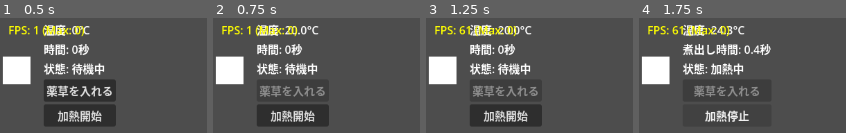
Above: before the commit, frames 1-4 (left to right).
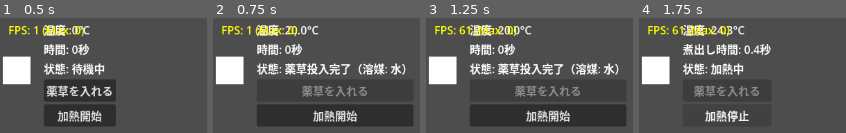
Above: after the commit, the same moments.

Repository: KFUJI3375/maid-in-lab
Game: Godot game, scene res://scenes/alchemy_lab.tscn
The game is run twice, just before and just after one commit, with the same random seed, the same clock (stepped at 60 frames per second) and the same inputs.
Inputs:
- Up to frame 1 (0.5 s): no input
- Up to frame 2 (0.75 s): click "薬草を入れる" at 0.5 s
- Up to frame 3 (1.25 s): no input
- Up to frame 4 (1.75 s): click "加熱開始" at 1.25 s

Frame 1 is identical in both runs. In frame 2, 15% of the frame differs, in the area x 22-97%, y 39-94%; in frame 3, 15%; in frame 4, nothing differs.
Error before the commit: Parse Error: Identifier "extracted_ingredients" not declared in the current scope. (res://scripts/domain/entities/solution.gd:98)

Commit message:
成分をモデル化

Diff:
--- a/scripts/domain/entities/herb.gd
+++ b/scripts/domain/entities/herb.gd
@@ -2,64 +2,58 @@
 extends RefCounted
 
 var name: String
+var plant_structure: PlantStructure
+var active_ingredients: Array[ActiveIngredient] = []
+
+# 後方互換性のため（削除予定）
+var components: Dictionary = {}
 var cell_wall_strength: float
 var optimal_temperature: float
 var color: Color
 
-# 新規：成分タイプとその含有量
-var components: Dictionary = {
-	"water_soluble": 0.0,
-	"oil_soluble": 0.0,
-	"volatile": 0.0
-}
+func _init(p_name: String, p_structure: PlantStructure, p_ingredients: Array[ActiveIngredient]):
+	name = p_name
+	plant_structure = p_structure
+	active_ingredients = p_ingredients
 
-func _init(p_name: String, p_strength: float, p_optimal_temp: float, p_color: Color, p_components: Dictionary = {}):
-	name = p_name
-	cell_wall_strength = p_strength
-	optimal_temperature = p_optimal_temp
-	color = p_color
+	# 後方互換性のための値設定
+	cell_wall_strength = p_structure.fiber_strength
+	optimal_temperature = p_structure.optimal_decomposition_temp
+	color = Color(0.6, 0.8, 0.6)
 
-	# デフォルト値を設定
-	if p_components.is_empty():
-		components = {
-			"water_soluble": 60.0, # デフォルトは水溶性が多い
-			"oil_soluble": 20.0,
-			"volatile": 20.0
-		}
-	else:
-		components = p_components
+	# componentsも互換性のため空で初期化
+	components = {
+		"water_soluble": 0.0,
+		"oil_soluble": 0.0,
+		"volatile": 0.0
+	}
 
-# ファクトリーメソッド更新
+# 表示名を取得
+func get_display_name() -> String:
+	return name
+
+# 特定の効果を持つ成分を取得
+func get_ingredients_by_effect(effect: ActiveIngredient.Effect) -> Array[ActiveIngredient]:
+	var result: Array[ActiveIngredient] = []
+	for ingredient in active_ingredients:
+		if ingredient.effect == effect:
+			result.append(ingredient)
+	return result
+
+# 総有効成分量
+func get_total_ingredient_amount() -> float:
+	var total = 0.0
+	for ingredient in active_ingredients:
+		total += ingredient.concentration
+	return total
+
+# ファクトリーメソッド：回復薬草
 static func create_healing_herb() -> Herb:
-	return Herb.new(
-		"回復薬草",
-		100.0,
-		80.0,
-		Color(0.6, 0.8, 0.6),
-		{
-			"water_soluble": 60.0, # 水に溶けやすい成分が多い
-			"oil_soluble": 25.0,
-			"volatile": 15.0
-		}
-	)
+	var structure = PlantStructure.create_normal_plant()
 
-# 将来の拡張：芳香薬草（揮発性成分が多い）
-# static func create_aromatic_herb() -> Herb:
-# 	return Herb.new(
-# 		"芳香薬草",
-# 		80.0,
-# 		70.0,
-# 		Color(0.8, 0.7, 0.9),
-# 		{
-# 			"water_soluble": 20.0,
-# 			"oil_soluble": 30.0,
-# 			"volatile": 50.0  # 精油が豊富
-# 		}
-# 	)
+	var ingredients: Array[ActiveIngredient] = [
+		ActiveIngredient.create_healing_compound(),
+		ActiveIngredient.create_essential_oil()
+	]
 
-# 総成分量を取得
-func get_total_component_amount() -> float:
-	var total = 0.0
-	for amount in components.values():
-		total += amount
-	return total
+	return Herb.new("回復薬草", structure, ingredients)
--- a/scripts/domain/entities/solution.gd
+++ b/scripts/domain/entities/solution.gd
@@ -3,13 +3,13 @@
 
 signal color_changed(new_color: Color)
 signal concentration_changed(concentration: float)
-signal volume_changed(new_volume: float) # 新規：蒸発検知
+signal volume_changed(new_volume: float)
 
 # 抽出された成分
 class ExtractedIngredient extends RefCounted:
-	var original: ActiveIngredient  # 元の成分
-	var extracted_amount: float  # 抽出量 (0-original.concentration)
-	var degraded_amount: float  # 分解量
+	var original: ActiveIngredient
+	var extracted_amount: float
+	var degraded_amount: float
 
 	func _init(p_original: ActiveIngredient):
 		original = p_original
@@ -23,8 +23,8 @@
 # 溶液の成分（後方互換性のため維持）
 class Component extends RefCounted:
 	var name: String
-	var type: String # 新規：成分タイプ（water_soluble, oil_soluble, volatile）
-	var concentration: float # 濃度 (0-100%)
+	var type: String
+	var concentration: float
 
 	func _init(p_name: String, p_type: String, p_concentration: float = 0.0):
 		name = p_name
@@ -32,56 +32,45 @@
 		concentration = p_concentration
 
 # 溶液の状態
-var solvent: Solvent # 新規：溶媒
+var solvent: Solvent
 var components: Array[Component] = []
+var extracted_ingredients: Array[ExtractedIngredient] = [] # ← 追加
 var color: Color = Color(0.8, 0.8, 1.0, 0.3)
-var volume: float = 100.0 # ml
+var volume: float = 100.0
 var temperature: float = 20.0
-var herb: Herb  # 追加された薬草の参照
+var herb: Herb # 追加された薬草の参照
 
 func _init(p_solvent: Solvent = null):
 	# デフォルトは水
 	solvent = p_solvent if p_solvent else Solvent.create_water()
+
+# 薬草を追加（新規実装）
+func add_herb(p_herb: Herb) -> void:
+	herb = p_herb
+
+	# 有効成分から ExtractedIngredient を作成
+	for ingredient in herb.active_ingredients:
+		var extracted = ExtractedIngredient.new(ingredient)
+		extracted_ingredients.append(extracted)
+
+	# 後方互換性のために Component も作成
+	var component = Component.new(herb.name, "healing", 0.0)
+	components.append(component)
+
 	update_color()
 
-# 薬草を追加
-func add_herb(herb: Herb) -> void:
-	# 各成分タイプごとにComponentを作成
-	for component_type in herb.components:
-		var component_name = "%s(%s)" % [herb.name, component_type]
-		var component = Component.new(component_name, component_type, 0.0)
-		components.append(component)
-
-	update_color()
-
-# 成分を抽出（加熱による）
-func extract_component(herb: Herb, amount: float) -> void:
-	for component in components:
-		# この成分が薬草由来か確認
-		if component.name.begins_with(herb.name):
-			# 溶媒の抽出効率を考慮
-			var efficiency = solvent.get_efficiency(component.type)
-			var extraction_amount = amount * efficiency
-
-			component.concentration += extraction_amount
-			component.concentration = min(component.concentration, 100.0)
-
-			concentration_changed.emit(component.concentration)
-			update_color()
-
-# 蒸発処理（新規）
+# 蒸発処理
 func process_evaporation(delta: float) -> void:
 	var evaporation = solvent.calculate_evaporation(temperature, delta)
+
 	if evaporation > 0:
 		volume -= evaporation
-		volume = max(volume, 10.0) # 最低10ml残る
+		volume = max(volume, 10.0)
 		volume_changed.emit(volume)
 
-		# 体積が減ると濃度が上がる
-		update_concentration_by_volume()
-
+# 体積変化による濃度調整
 func update_concentration_by_volume() -> void:
-	# 蒸発による濃縮効果
+	# 体積が減少すると濃度が上がる
 	var concentration_factor = 100.0 / volume
 	for component in components:
 		component.concentration = min(component.concentration * concentration_factor, 100.0)
@@ -105,7 +94,6 @@
 		var remaining = ingredient.concentration - extracted.extracted_amount
 		if remaining > 0:
 			# 抽出速度係数: 5.0 = 理想的な条件で1秒あたり最大5%抽出
-			# これにより完全抽出には約20秒必要（100% / 5%/s = 20s）
 			var extract_amount = extraction_rate * solvent_efficiency * delta * 5.0
 			extract_amount = min(extract_amount, remaining)
 			extracted.extracted_amount += extract_amount
@@ -123,11 +111,11 @@
 func get_solvent_efficiency(component_type: ActiveIngredient.ComponentType) -> float:
 	match component_type:
 		ActiveIngredient.ComponentType.WATER_SOLUBLE:
-			return 1.0  # 水溶性は100%
+			return 1.0 # 水溶性は100%
 		ActiveIngredient.ComponentType.VOLATILE:
-			return 0.8  # 揮発性は80%
+			return 0.8 # 揮発性は80%
 		ActiveIngredient.ComponentType.FAT_SOLUBLE:
-			return 0.1  # 脂溶性は10%のみ
+			return 0.1 # 脂溶性は10%のみ
 		_:
 			return 0.5
 
@@ -180,21 +168,30 @@
 	if total <= 0:
 		# 透明
 		color = Color(0.8, 0.8, 1.0, 0.3)
+	elif total < 10:
+		# 薄い色
+		var alpha = total / 10.0
+		color = Color(0.6, 0.8, 0.6, 0.3 + alpha * 0.2)
 	elif total < 30:
-		# 薄い緑
-		var alpha = total / 30.0
-		color = Color(0.6, 0.8, 0.6, 0.3 + alpha * 0.4)
+		# 徐々に濃く
+		var progress = (total - 10.0) / 20.0
+		color = Color(
+			0.6,
+			0.8,
+			0.6,
+			0.5 + progress * 0.3
+		)
 	elif total < 70:
-		# 緑から黄色へ
+		# 中間色
 		var progress = (total - 30.0) / 40.0
 		color = Color(
 			0.6 + progress * 0.3,
 			0.8,
 			0.6 - progress * 0.1,
-			0.7 + progress * 0.2
+			0.8 + progress * 0.1
 		)
 	else:
-		# 濃い赤（完成）
+		# 濃い色
 		var progress = (total - 70.0) / 30.0
 		color = Color(
 			0.9 + progress * 0.1,
--- a/scripts/domain/services/alchemy_process.gd
+++ b/scripts/domain/services/alchemy_process.gd
@@ -4,12 +4,13 @@
 signal progress_updated(percentage: float)
 signal completed(potion: Potion)
 signal solution_updated(solution: Solution)
-signal evaporation_warning(remaining_volume: float) # 新規：蒸発警告
+signal evaporation_warning(remaining_volume: float)
+signal fiber_breakdown_updated(percentage: float) # 新規
 
 var herb: Herb
 var temperature: Temperature
 var solution: Solution
-var progress: float = 0.0
+var fiber_breakdown: float = 0.0 # 繊維破壊度（0-100）
 var is_active: bool = false
 
 func _init(p_herb: Herb, p_solvent: Solvent = null):
@@ -44,33 +45,36 @@
 	# 蒸発処理
 	solution.process_evaporation(delta)
 
-	# 細胞壁破壊プロセス
+	# 繊維破壊プロセス
 	if temperature.value >= 60.0:
-		var efficiency = calculate_efficiency()
-		var extraction_rate = efficiency * delta * 10.0
+		# 繊維破壊の効率を計算
+		var efficiency = calculate_breakdown_efficiency()
 
-		# 成分を抽出（溶媒の効率が自動的に考慮される）
-		solution.extract_component(herb, extraction_rate)
+		# 繊維破壊の進行速度（0-100の進捗）
+		# fiber_strength に応じて調整
+		var breakdown_rate = efficiency * delta * 100.0 / herb.plant_structure.fiber_strength
 
-		progress += extraction_rate
-		progress = min(progress, 100.0)
-		progress_updated.emit(progress)
+		fiber_breakdown += breakdown_rate
+		fiber_breakdown = min(fiber_breakdown, 100.0)
+
+		# 繊維破壊度に応じて成分を抽出
+		solution.extract_ingredients(fiber_breakdown, delta)
+
+		# 進捗通知
+		progress_updated.emit(fiber_breakdown)
+		fiber_breakdown_updated.emit(fiber_breakdown)
 
 		# 溶液の状態を通知
 		solution_updated.emit(solution)
 
-		if progress >= 100.0:
+		# 繊維が完全に破壊されたら完成
+		if fiber_breakdown >= 100.0:
 			var potion = create_potion()
 			completed.emit(potion)
 
-func calculate_efficiency() -> float:
-	var temp_diff = abs(temperature.value - herb.optimal_temperature)
-	if temp_diff <= 5.0:
-		return 2.0
-	elif temp_diff <= 15.0:
-		return 1.0
-	else:
-		return 0.5
+# 繊維破壊の効率を計算（温度依存）
+func calculate_breakdown_efficiency() -> float:
+	return herb.plant_structure.calculate_decomposition_efficiency(temperature.value)
 
 func create_potion() -> Potion:
 	var quality = determine_quality()
@@ -120,7 +124,7 @@
 		return Potion.Quality.POOR
 
 func _on_solution_color_changed(new_color: Color) -> void:
-	# 溶液の色変化を上位レイヤーに通知
+	# 溶液の色変化を上位レイヤーに��知
 	pass
 
 func _on_volume_changed(new_volume: float) -> void:
Not shown, added: scripts/domain/entities/active_ingredient.gd.uid
Not shown, added: scripts/domain/value_objects/plant_structure.gd.uid
